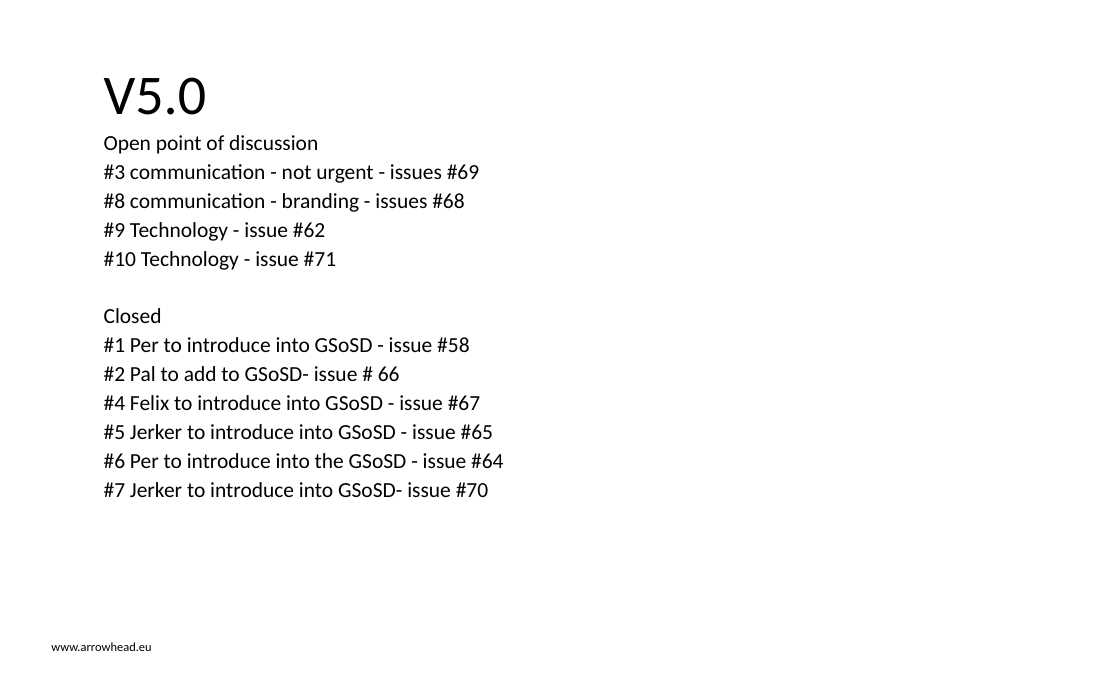
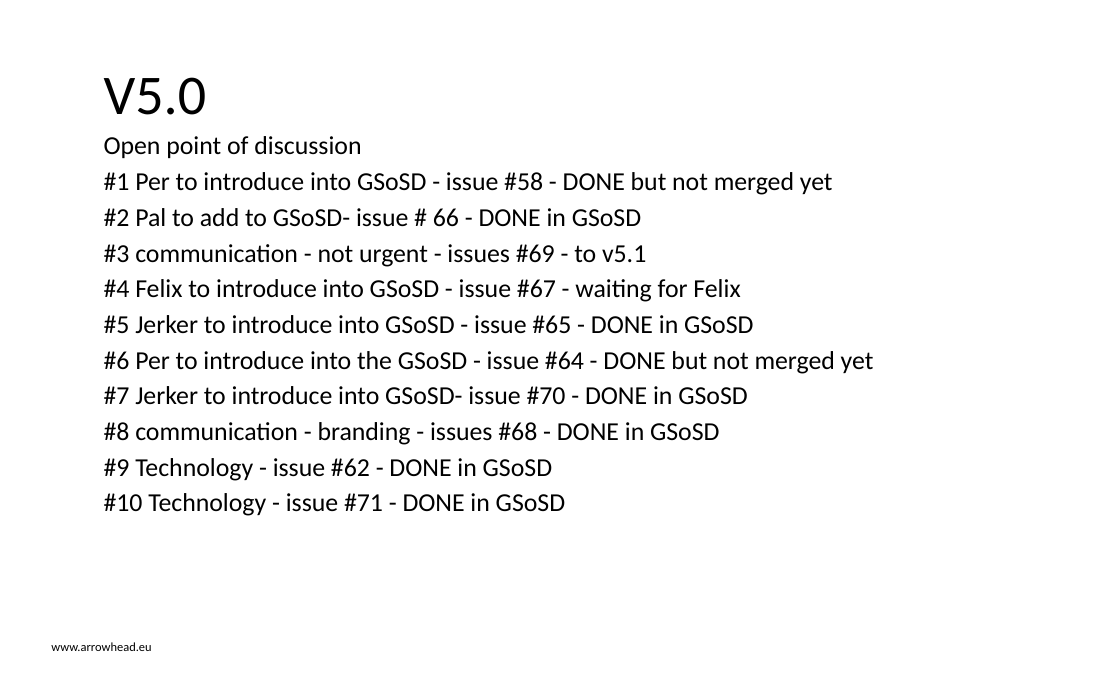
Before and after one commit to eclipse-arrowhead/roadmap, a slide deck: slide 7 of 5.0 Draft/Meetings/230915/Roadmap summary.pptx (slide 1 before the commit). Drawn at 1120x700 pixels with LibreOffice and Linux fonts; fonts in the diff are those of the drawing; background and template pictures are left out. Boxes give left, top, right and bottom in pixels: in the first picture for what was removed or moved away, otherwise in the second. Text is boxed around its words. In the diff, an @@ line names an element or a change of style, - is before the commit and + after.

```diff
--- a/5.0 Draft/Meetings/230915/Roadmap summary.pptx
+++ b/5.0 Draft/Meetings/230915/Roadmap summary.pptx
@@ text at bbox=[104, 136, 361, 158]: size 13.8 to 16.6 pt in "Open point of discussion"; indent changed; more space between paragraphs @@
@@ text at bbox=[104, 172, 874, 516]: text changed; size 13.8 to 16.6 pt @@
-#3 communication - not urgent - issues #69
-#8 communication - branding - issues #68
-#9 Technology - issue #62
-#10 Technology - issue #71
-Closed
-#1 Per to introduce into GSoSD - issue #58
-#2 Pal to add to GSoSD- issue # 66
-#4 Felix to introduce into GSoSD - issue #67
-#5 Jerker to introduce into GSoSD - issue #65
-#6 Per to introduce into the GSoSD - issue #64
-#7 Jerker to introduce into GSoSD- issue #70
+#1 Per to introduce into GSoSD - issue #58 - DONE but not merged yet
+#2 Pal to add to GSoSD- issue # 66 - DONE in GSoSD
+#3 communication - not urgent - issues #69 - to v5.1
+#4 Felix to introduce into GSoSD - issue #67 - waiting for Felix
+#5 Jerker to introduce into GSoSD - issue #65 - DONE in GSoSD
+#6 Per to introduce into the GSoSD - issue #64 - DONE but not merged yet
+#7 Jerker to introduce into GSoSD- issue #70 - DONE in GSoSD
+#8 communication - branding - issues #68 - DONE in GSoSD
+#9 Technology - issue #62 - DONE in GSoSD
+#10 Technology - issue #71 - DONE in GSoSD
```
Also in this commit, not shown: 6 slides added, 3 other files.
